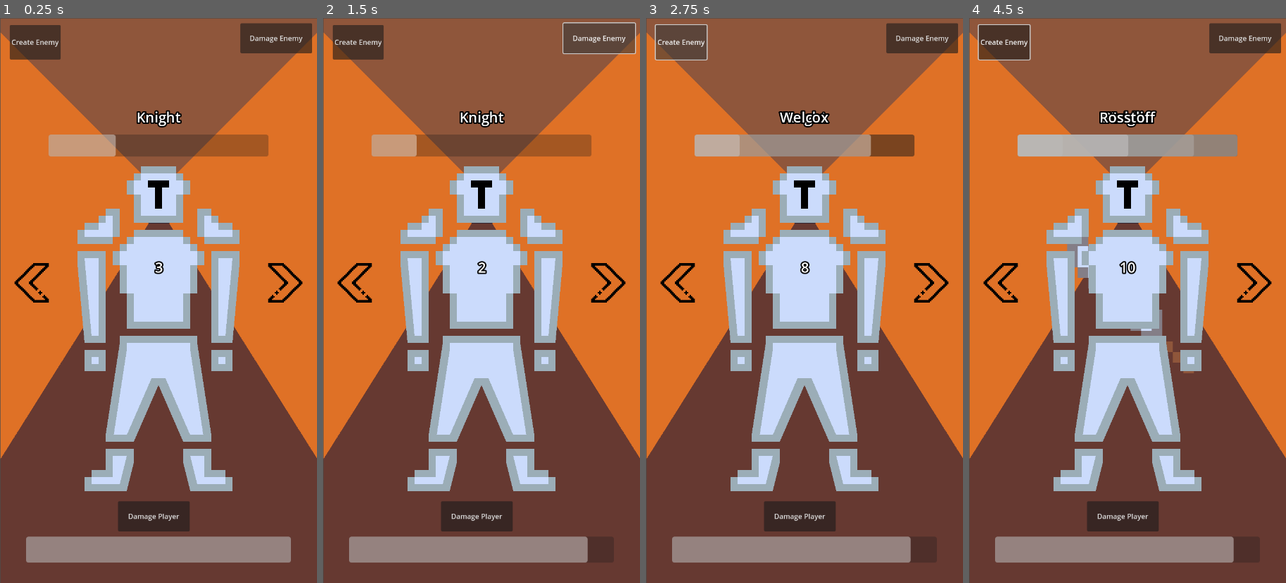
Above: before the commit, frames 1-4 (left to right).
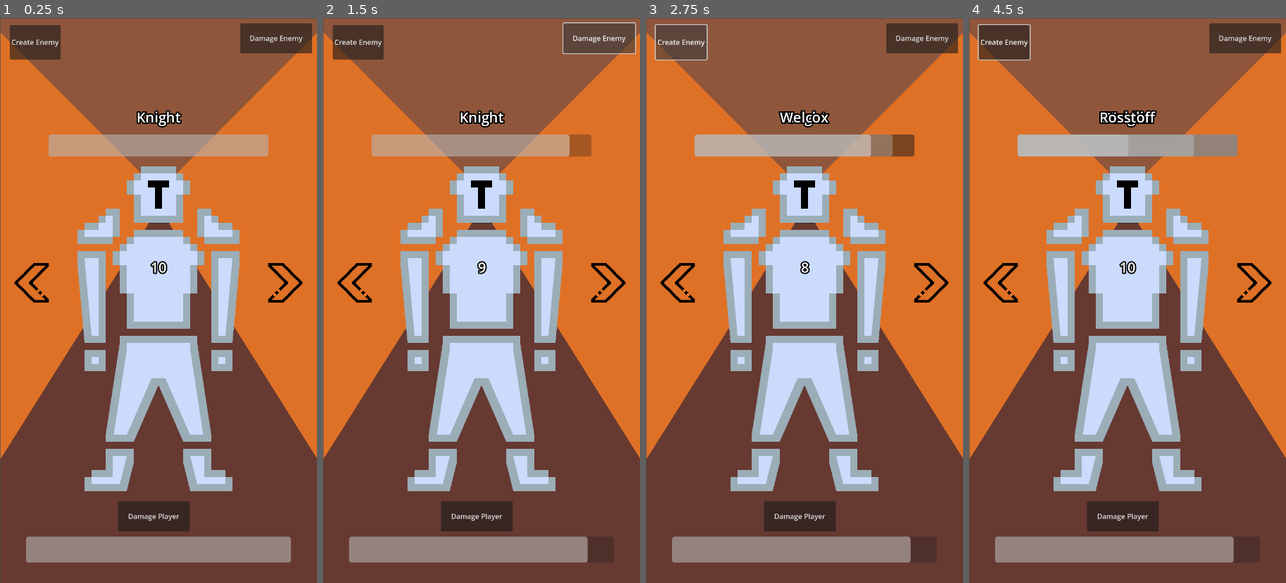
Above: after the commit, the same moments.

Repository: 3mhurley/swipe-of-fate
Game: Godot game, scene res://Scenes/main.tscn
Two runs of this game, one before a commit and one after it. Both use one fixed random seed, a clock stepped at 60 frames per second and the inputs below.
Inputs (mouse positions are in pixels of both pictures, inside the frame that each line leads up to):
- Up to frame 1 (0.25 s): no input
- Up to frame 2 (1.5 s): click "Damage Player" at 0.5 s; click "Damage Enemy" at 1.25 s
- Up to frame 3 (2.75 s): click "Create Enemy" at 2 s
- Up to frame 4 (4.5 s): tap Enter at 2.75 s; move the mouse to (1197, 272) at 2.77 s; hold Right (block_right) 2.78-3.53 s; click (1197, 272) at 2.85 s; tap Space at 3.5 s; move the mouse to (1064, 328) at 3.52 s; click (1064, 328) at 3.6 s; move the mouse to (1159, 176) at 4.27 s; hold Right (block_right) from 4.28 s (still down); click (1159, 176) at 4.35 s

The runs differ from the first frame. In frame 1, 2.0% of the frame differs, in the area x 36-85%, y 20-46%; in frame 2, 1.9%; in frame 3, 1.9%; in frame 4, 0.5%.

Commit message:
adding initial combat and damage

Diff:
--- a/Scenes/main.tscn
+++ b/Scenes/main.tscn
@@ -6,6 +6,7 @@
 [ext_resource type="PackedScene" uid="uid://dcwe1df5fl47c" path="res://Scenes/combat.tscn" id="2_3fr1v"]
 [ext_resource type="PackedScene" uid="uid://bsvpaghpx4p75" path="res://Scenes/input_listener.tscn" id="2_8kw8g"]
 [ext_resource type="PackedScene" uid="uid://b8u8xelycr637" path="res://Sprites/enemy.tscn" id="2_roqx8"]
+[ext_resource type="PackedScene" uid="uid://che7bsgofrinv" path="res://Sprites/damage.tscn" id="7_c8r7d"]
 
 [node name="Main" type="Node2D"]
 
@@ -78,5 +79,8 @@
 
 [node name="Tunnel" parent="GameScreen/Map" instance=ExtResource("1_pnt8d")]
 
+[node name="Damage" parent="GameScreen" instance=ExtResource("7_c8r7d")]
+visible = true
+
 [connection signal="pressed" from="GameScreen/Player/CanvasLayer/DamagePlayerButton" to="GameScreen/Player" method="_on_damage_player_button_pressed"]
 [connection signal="pressed" from="GameScreen/Opponent/CanvasLayer/DamageEnemyButton" to="GameScreen/Opponent/Enemy" method="_on_damage_enemy_button_pressed"]
--- a/Scripts/combat.gd
+++ b/Scripts/combat.gd
@@ -1,29 +1,53 @@
 extends Node2D
 
+@export var key_name: String = "block_right"
+@export var damage_image_rotation: String = "Left"
+@export var parriable: bool = false
+
 @onready var damage_scene: PackedScene = preload("res://Sprites/damage.tscn")
+@onready var damage: Damage = damage_scene.instantiate()
+@onready var damage_sprite = damage.get_node("DamageImage/DamageImageSprite")
+@onready var player_node = get_parent().get_node("Player")
+@onready var opponent_node = get_parent().get_node("Opponent")
 
-@onready var opponent_node = get_parent().get_node("Opponent")
+
+func create_damage() -> void:
+	# damage = damage_scene.instantiate()
+	damage_sprite.visible = false
+	opponent_node.add_child(damage)
+
+
+func damage_player() -> void:
+	player_node.health -= 1
+
+func damage_opponent() -> void:
+	opponent_node.get_node("Enemy").enemy_health -= 1
 
 # Called when the node enters the scene tree for the first time.
 func _ready() -> void:
 	get_node("CombatTimer").wait_time = 4
 	get_node("CombatTimer").start()
+	create_damage()
 
 
 # Called every frame. 'delta' is the elapsed time since the previous frame.
 func _process(_delta: float) -> void:
+	if Input.is_action_just_pressed(key_name) and parriable == true:
+		print("Key pressed: ", key_name)
+		damage_sprite.visible = false
+		parriable = false
+		damage_opponent()
 	pass
 
 
 func _on_timer_timeout() -> void:
-	var damage: Damage = damage_scene.instantiate()
-	var damage_image_rotation: String = "Left"
 
-	opponent_node.add_child(damage)
-	damage.set_damage_values(damage_image_rotation)
-	damage.visible = true
+	damage_sprite.visible = true
+	parriable = true
 
 	await get_tree().create_timer(1.5).timeout
 
-	if is_instance_valid(damage):
-		damage.queue_free()
+	if is_instance_valid(damage) and parriable == true:
+		damage_sprite.visible = false
+		parriable = false
+		damage_player()
--- a/Scripts/input_listener.gd
+++ b/Scripts/input_listener.gd
@@ -4,5 +4,6 @@
 
 # Called every frame. 'delta' is the elapsed time since the previous frame.
 func _process(_delta: float) -> void:
-	if Input.is_action_just_pressed(key_name):
-		print("Key pressed: ", key_name)
+	# if Input.is_action_just_pressed(key_name):
+	# 	print("Key pressed: ", key_name)
+	pass
--- a/Sprites/damage.tscn
+++ b/Sprites/damage.tscn
@@ -4,11 +4,13 @@
 [ext_resource type="Script" path="res://Scripts/damage.gd" id="1_ladoh"]
 
 [node name="Damage" type="Node2D"]
+visible = false
 script = ExtResource("1_ladoh")
 
 [node name="DamageImage" type="Node" parent="."]
 
 [node name="DamageImageSprite" type="Sprite2D" parent="DamageImage"]
+visible = false
 position = Vector2(175, 445)
 scale = Vector2(1.5, 1.5)
 texture = ExtResource("1_a8306")
--- a/Sprites/enemy.tscn
+++ b/Sprites/enemy.tscn
@@ -19,6 +19,7 @@
 visible = false
 script = ExtResource("1_be3yf")
 enemy_name = "Knight"
+enemy_health = 10
 
 [node name="EnemyImage" type="Node" parent="."]
 
@@ -51,7 +52,7 @@
 offset_top = 514.0
 offset_right = 319.0
 offset_bottom = 537.0
-text = "3"
+text = "10"
 label_settings = SubResource("LabelSettings_cloac")
 horizontal_alignment = 1
 vertical_alignment = 1
@@ -69,7 +70,7 @@
 grow_vertical = 2
 max_value = 10.0
 step = 1.0
-value = 3.0
+value = 10.0
 rounded = true
 show_percentage = false
 
Not shown: 1 places in Scenes/main.tscn that only renumber resources
